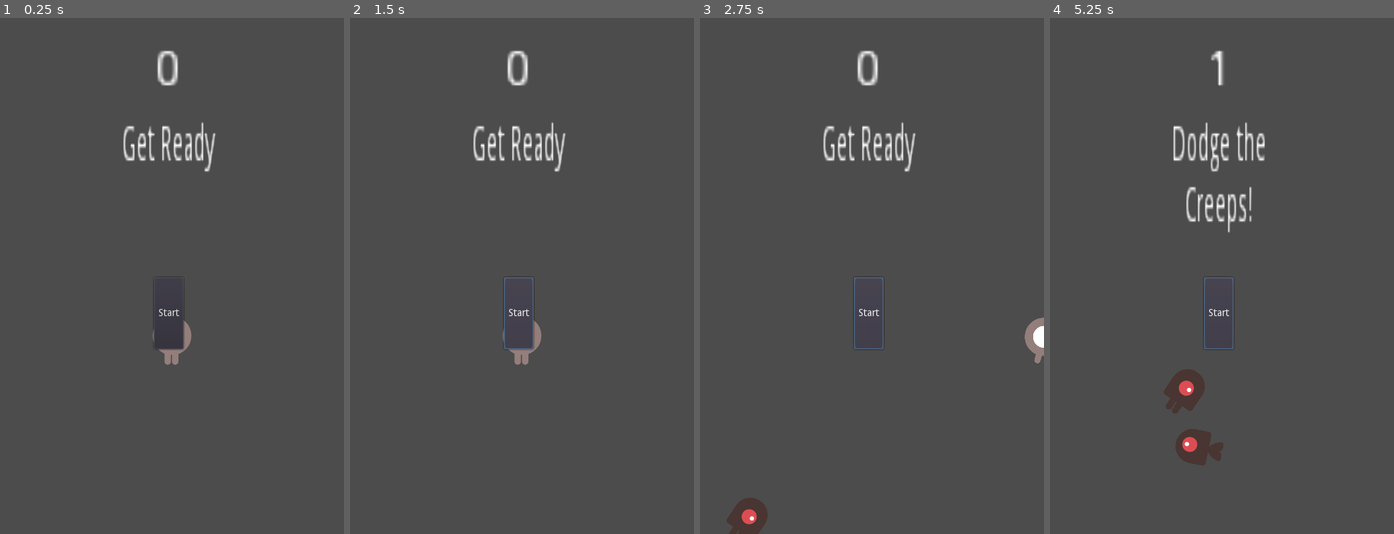
Above: before the commit, frames 1-4 (left to right).
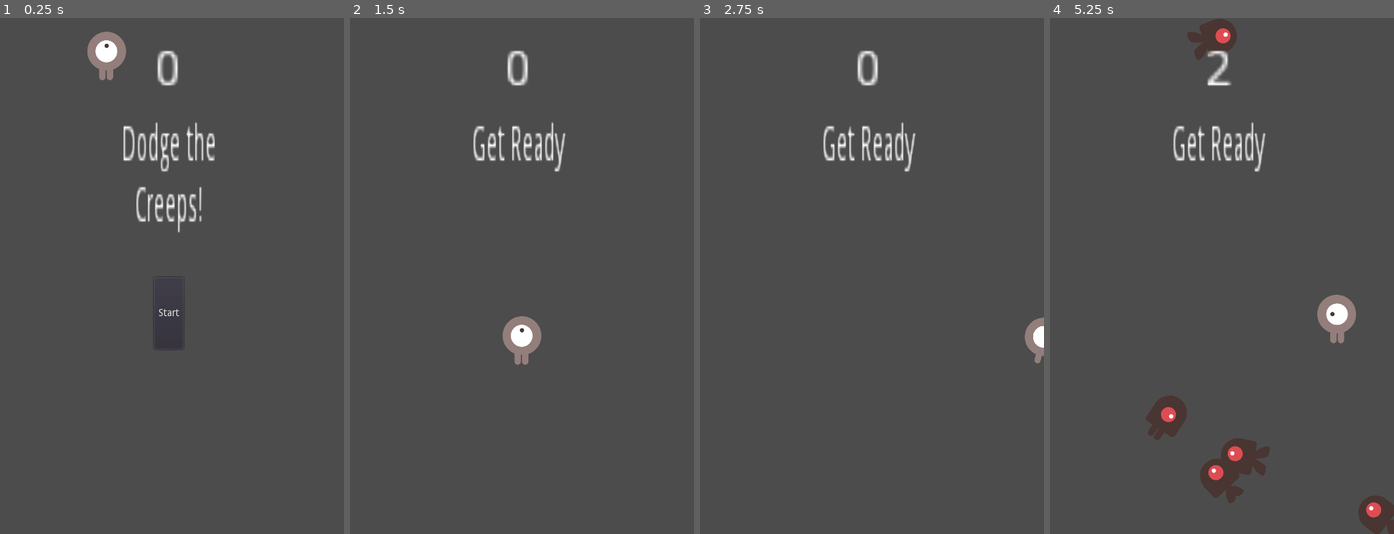
Above: after the commit, the same moments.

Repository: hesscoll/Cityscapes
Game: Godot game, scene res://Main.tscn
Two runs of this game, one before a commit and one after it. Both use one fixed random seed, a clock stepped at 60 frames per second and the inputs below.
Inputs (mouse positions are in pixels of both pictures, inside the frame that each line leads up to):
- Up to frame 1 (0.25 s): no input
- Up to frame 2 (1.5 s): click "Start" at 0.5 s; click (518, 312) at 1.25 s, where only the run before the commit has a clickable "Start"
- Up to frame 3 (2.75 s): tap Enter at 2 s; hold Right (ui_right) from 2.03 s (still down)
- Up to frame 4 (5.25 s): release Right (ui_right) at 2.78 s; hold Down (ui_down) 2.78-3.53 s; hold Right (ui_right) 3.53-4.28 s; hold Up (ui_up) 4.28-5.03 s; hold Left (ui_left) from 5.03 s (still down)

The runs differ from the first frame. In frame 1, 2.4% of the frame differs, in the area x 25-63%, y 2-68%; in frame 2, 0.6%; in frame 3, 0.8%; in frame 4, 7.0%, in the area x 27-100%, y 0-100%.

Commit message:
Bud fix, lack of signal
Due to a lack of connected signal, the function for the button did not work, this has been corrected

Diff:
--- a/Survive/HUD.tscn
+++ b/Survive/HUD.tscn
@@ -43,3 +43,4 @@
 [node name="MessageTimer" type="Timer" parent="."]
 wait_time = 2.0
 one_shot = true
+[connection signal="pressed" from="StartButton" to="." method="_on_StartButton_pressed"]
--- a/Survive/Main.gd
+++ b/Survive/Main.gd
@@ -2,10 +2,11 @@
 
 export (PackedScene) var Mob
 var score
+onready var spawnLocation = $MobPath/MobSpawnLocation
 
 func _ready():
 	randomize()
-	new_game()
+
 
 func game_over():
 	$ScoreTimer.stop()
